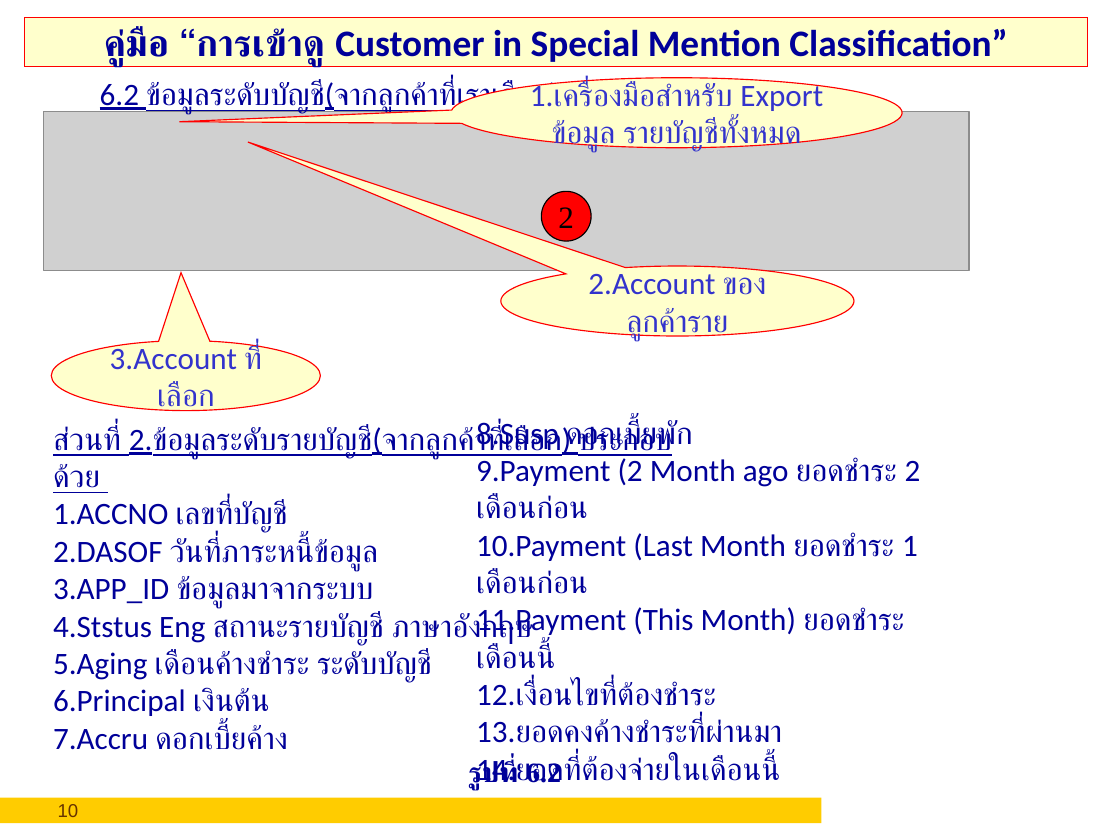
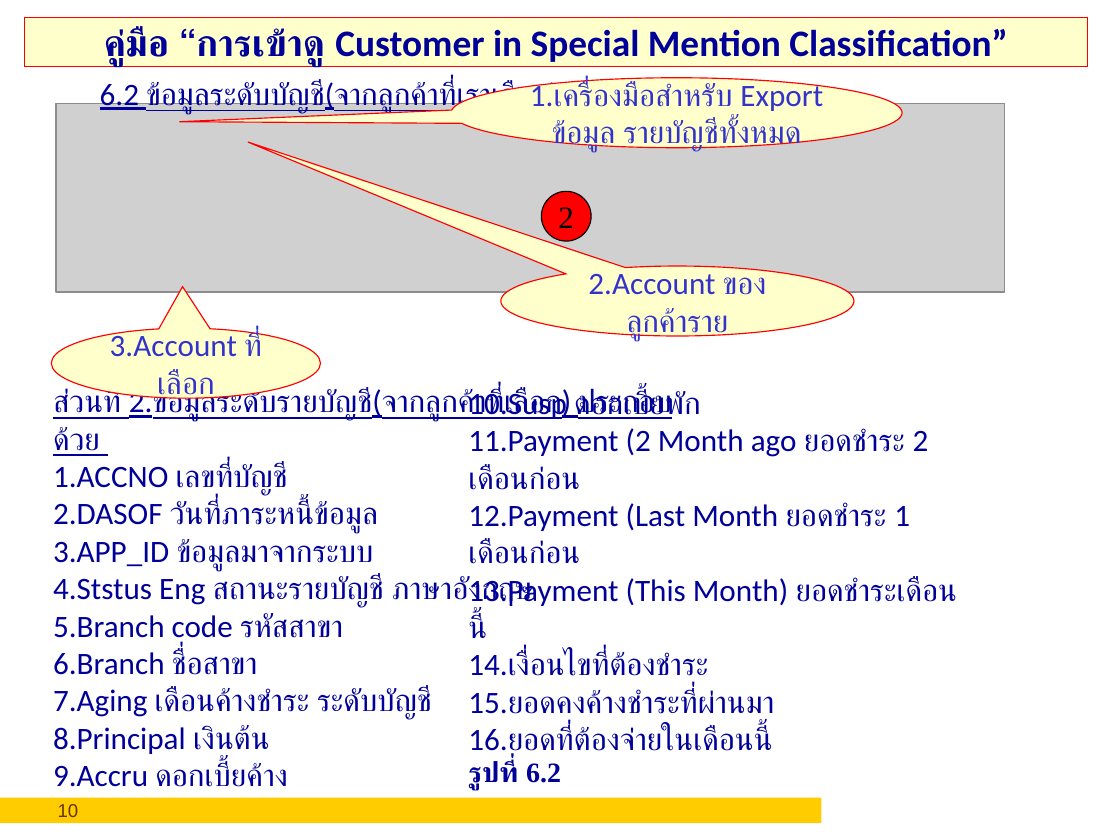
Before and after one commit to asynchronos/Special_Mention_SVN_MIGRATE, a slide deck: slide 10 of Downloads/คู่มือวิธีการกรอกSpecialMention.ppt. Drawn at 1120x840 pixels with LibreOffice and Linux fonts; fonts in the diff are those of the drawing; grey boxes stand for pictures; background and template pictures are left out. Boxes give left, top, right and bottom in pixels: in the first picture for what was removed or moved away, otherwise in the second. Text is boxed around its words. In the diff, an @@ line names an element or a change of style, - is before the commit and + after.

```diff
--- a/Downloads/คู่มือวิธีการกรอกSpecialMention.ppt
+++ b/Downloads/คู่มือวิธีการกรอกSpecialMention.ppt
@@ picture: place and size @@
-picture at bbox=[44, 112, 969, 271]
+picture at bbox=[56, 103, 1005, 291]
@@ speech bubble "3.Account ที่เลือก": place and size @@
-speech bubble "3.Account ที่เลือก" at bbox=[52, 340, 320, 410]
+speech bubble "3.Account ที่เลือก" at bbox=[52, 328, 320, 398]
@@ speech bubble "3.Account ที่เลือก" at bbox=[52, 328, 320, 398]: proportions changed @@
@@ text at bbox=[53, 386, 571, 787]: text changed @@
-ส่วนที่ 2.ข้อมูลระดับรายบัญชี(จากลูกค้าที่เลือก) ประกอบด้วย
-1.ACCNO เลขที่บัญชี
-2.DASOF วันที่ภาระหนี้ข้อมูล
-3.APP_ID ข้อมูลมาจากระบบ
-4.Ststus Eng สถานะรายบัญชี ภาษาอังกฤษ
-5.Aging เดือนค้างชำระ ระดับบัญชี
-6.Principal เงินต้น
-7.Accru ดอกเบี้ยค้าง
+ส่วนที่ 2.ข้อมูลระดับรายบัญชี(จากลูกค้าที่เลือก) ประกอบด้วย
+1.ACCNO เลขที่บัญชี
+2.DASOF วันที่ภาระหนี้ข้อมูล
+3.APP_ID ข้อมูลมาจากระบบ
+4.Ststus Eng สถานะรายบัญชี ภาษาอังกฤษ
+5.Branch code รหัสสาขา
+6.Branch ชื่อสาขา
+7.Aging เดือนค้างชำระ ระดับบัญชี
+8.Principal เงินต้น
+9.Accru ดอกเบี้ยค้าง
@@ text at bbox=[468, 388, 957, 758]: text changed @@
-8.Susp ดอกเบี้ยพัก
-9.Payment (2 Month ago ยอดชำระ 2 เดือนก่อน
-10.Payment (Last Month ยอดชำระ 1 เดือนก่อน
-11.Payment (This Month) ยอดชำระเดือนนี้
-12.เงื่อนไขที่ต้องชำระ
-13.ยอดคงค้างชำระที่ผ่านมา
-14.ยอดที่ต้องจ่ายในเดือนนี้
+10.Susp ดอกเบี้ยพัก
+11.Payment (2 Month ago ยอดชำระ 2 เดือนก่อน
+12.Payment (Last Month ยอดชำระ 1 เดือนก่อน
+13.Payment (This Month) ยอดชำระเดือนนี้
+14.เงื่อนไขที่ต้องชำระ
+15.ยอดคงค้างชำระที่ผ่านมา
+16.ยอดที่ต้องจ่ายในเดือนนี้
```
